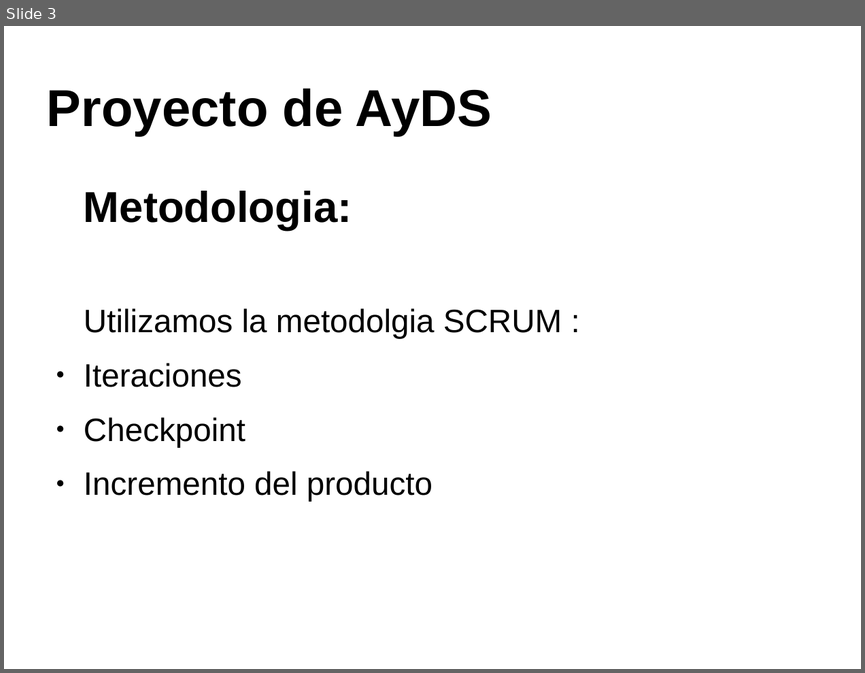
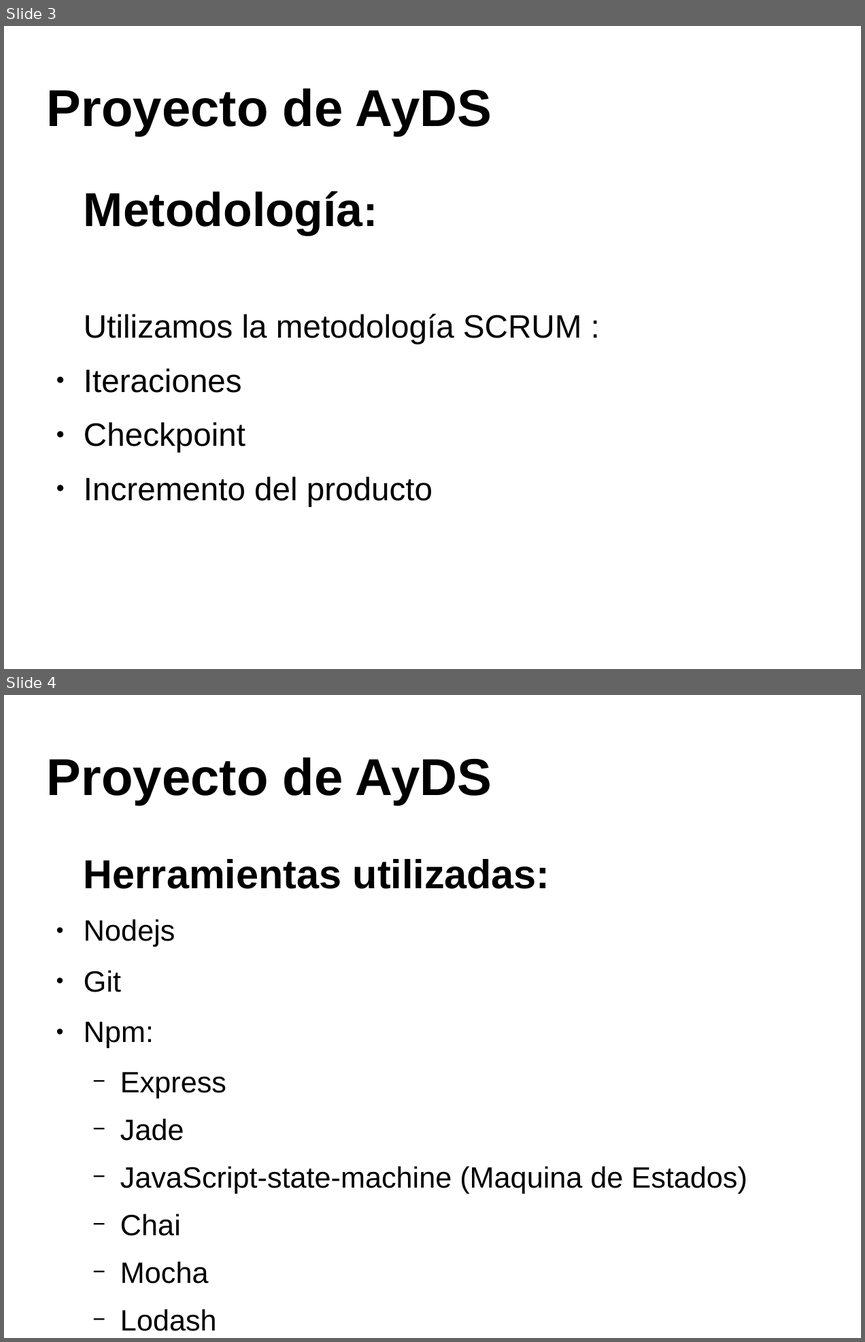
Before and after one commit to valenvivaldi/Proyectos-ZVZ, a slide deck: Presentacion.odp. Shown one above the other, each under a label of ours: slide 3 before the commit, slides 3 and 4 after it. The pictures are 865x673 and 865x1342 pixels, drawn with LibreOffice and Linux fonts; fonts in the diff are those of the drawing; background and template pictures are left out. Boxes give left, top, right and bottom in pixels: in the first picture for what was removed or moved away, otherwise in the second. Text is boxed around its words. In the diff, an @@ line names an element or a change of style, - is before the commit and + after.

```diff
--- a/Presentacion.odp
+++ b/Presentacion.odp
@@ slide 4 added at <box>4,695,861,1338</box>, background picture (left out) @@
@@ title added at <box>47,757,492,805</box>, 48 pt, text #000000, bold @@
+Proyecto de AyDS
@@ text added at <box>84,859,747,1331</box>, 27.2 pt, text #000000 @@
+Herramientas utilizadas:
+● Nodejs
+● Git
+● Npm:
+  − Express
+  − Jade
+  − JavaScript-state-machine (Maquina de Estados)
+  − Chai
+  − Mocha
+  − Lodash
+● Mongodb
@@ slide 3 changed as well @@
@@ text at <box>84,191,581,344</box>: text changed @@
-Metodologia:
-Utilizamos la metodolgia SCRUM :
+Metodología:
+Utilizamos la metodología SCRUM :
```
Also in this commit, not shown: 3 other slides changed, 4 other slides added, 4 other files.
